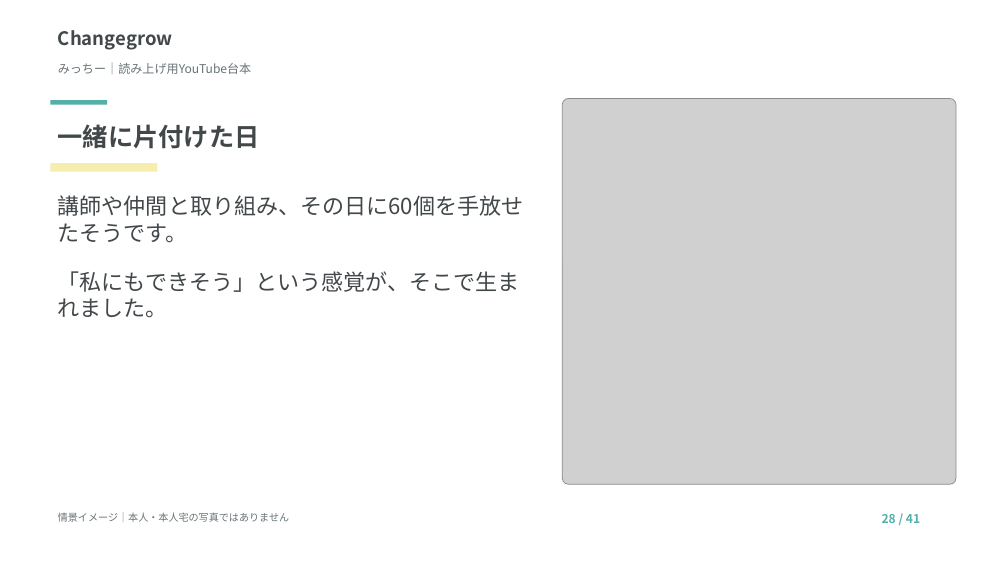
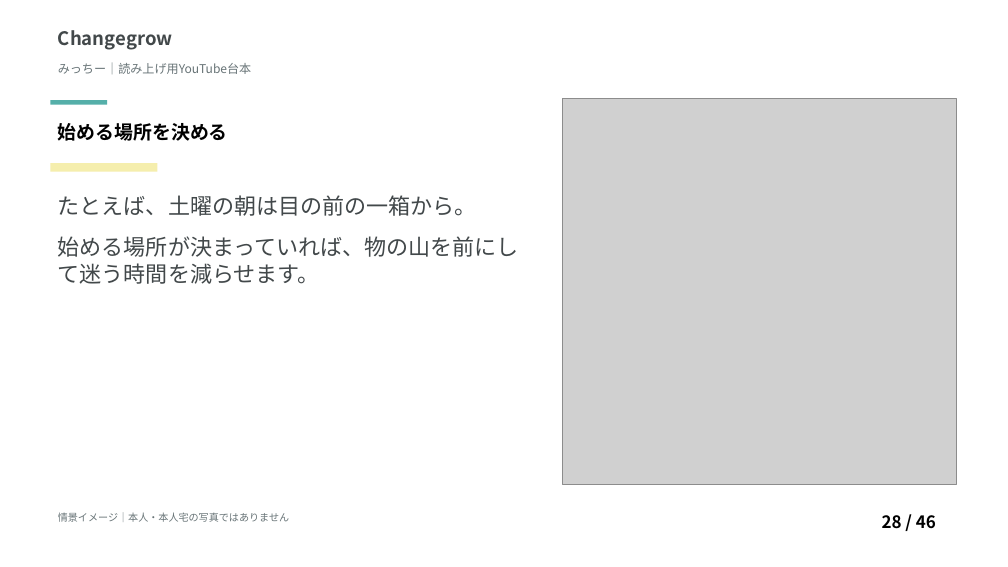
Before and after one commit to tanakayuc/static-pages, a slide deck: slide 28 of nakata-micchi-youtube-script/読み上げ台本.pptx. Drawn at 1008x567 pixels with LibreOffice and Linux fonts; fonts in the diff are those of the drawing; grey boxes stand for pictures. Boxes give left, top, right and bottom in pixels: in the first picture for what was removed or moved away, otherwise in the second. Text is boxed around its words. In the diff, an @@ line names an element or a change of style, - is before the commit and + after.

```diff
--- a/nakata-micchi-youtube-script/読み上げ台本.pptx
+++ b/nakata-micchi-youtube-script/読み上げ台本.pptx
@@ text at (58,123,228,141): text changed; size 24 to 18 pt; text colour #42484A to #000000; bold off @@
-一緒に片付けた日
+始める場所を決める
@@ text at (58,195,519,284): text changed @@
-講師や仲間と取り組み、その日に60個を手放せたそうです。
-「私にもできそう」という感覚が、そこで生まれました。
+たとえば、土曜の朝は目の前の一箱から。
+始める場所が決まっていれば、物の山を前にして迷う時間を減らせます。
@@ text at (882,515,936,529): text changed; size 11.5 to 16.2 pt; text colour #55AFA9 to #000000; bold off @@
-28 / 41
+28 / 46
```
Also in this commit, not shown: 40 other slides changed, 5 slides added, 1 other file.
